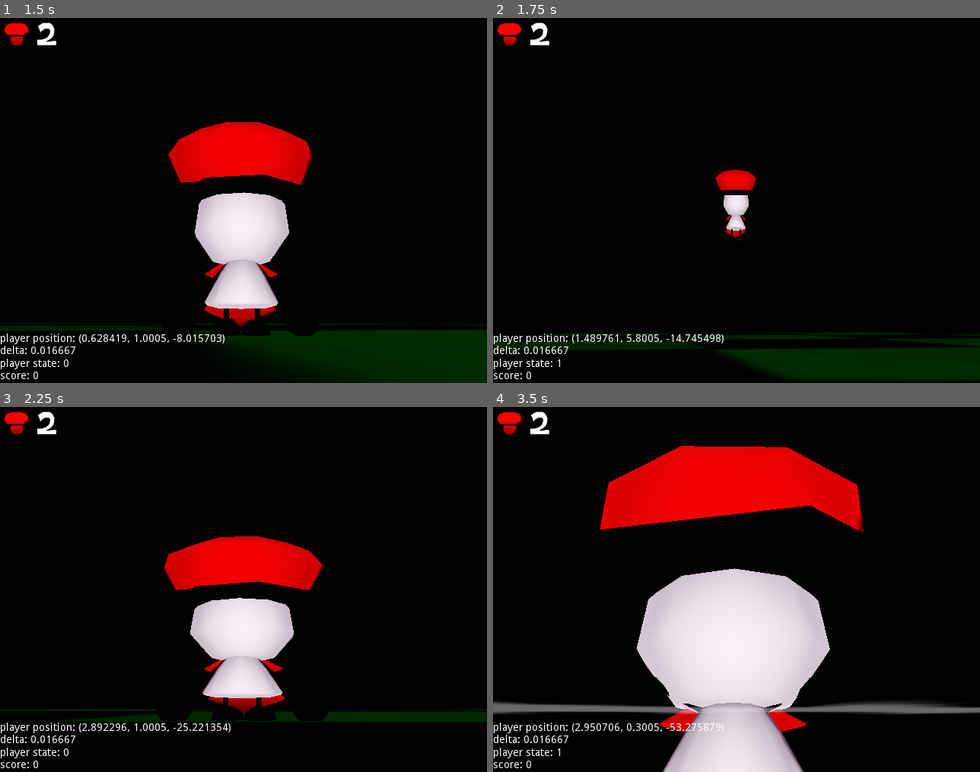
Above: before the commit, frames 1-4 (two rows, left to right).
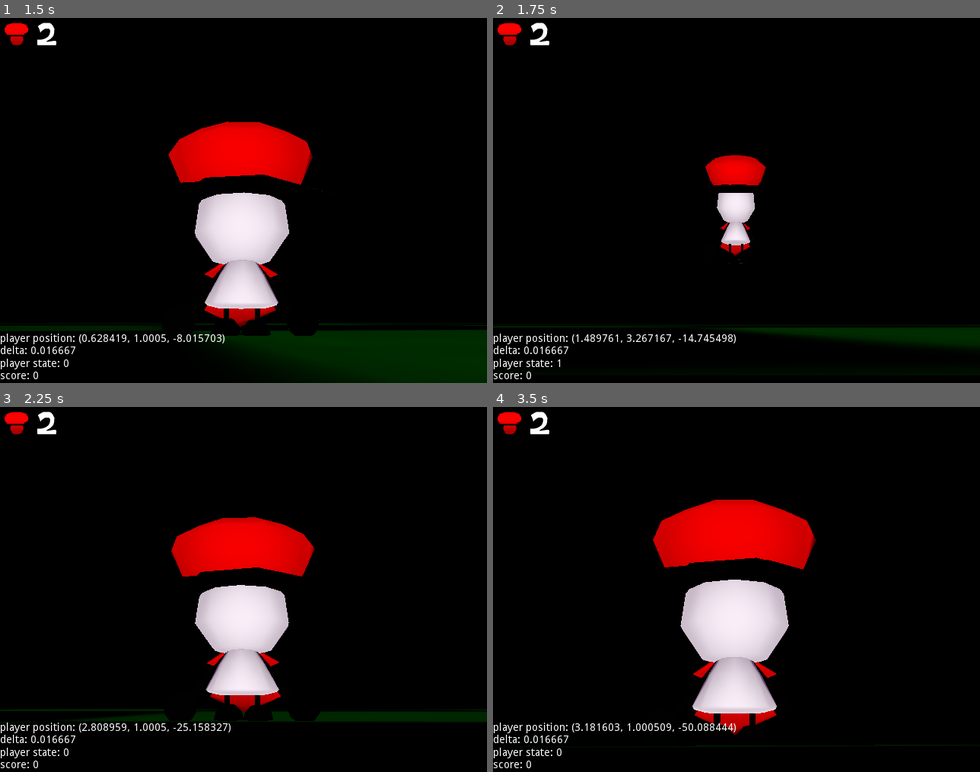
Above: after the commit, the same moments.

Repository: souperthe/Souper123-Adventure-Into-3D-LEGACY
Game: Godot game, scene res://assets/scenes/title.tscn
The game is run twice, just before and just after one commit, with the same random seed, the same clock (stepped at 60 frames per second) and the same inputs.
Inputs (mouse positions are in pixels of both pictures, inside the frame that each line leads up to):
- Up to frame 1 (1.5 s): click "test level" at 0.5 s; move the mouse to (267, 200) at 1.27 s; press the mouse at (267, 200) at 1.28 s; hold W (player_up) from 1.28 s (still down)
- Up to frame 2 (1.75 s): keep holding W (player_up); tap Space (player_jump) at 1.52 s
- Up to frame 3 (2.25 s): keep holding W (player_up); move the mouse to (219, 589) at 2.02 s; release the mouse at (219, 589) at 2.03 s; right-click (219, 589) at 2.1 s
- Up to frame 4 (3.5 s): keep holding W (player_up); tap Space (player_jump) at 2.27 s; move the mouse to (746, 582) at 2.77 s; hold Shift (player_run) from 2.78 s (still down)

Frame 1 is identical in both runs. In frame 2, 8.2% of the frame differs, in the area x 0-100%, y 37-100%; in frame 3, 4.9%; in frame 4, 27%, in the area x 0-100%, y 10-100%.

Commit message:
sdasdasd

Diff:
--- a/3d game/assets/objects/player.tscn
+++ b/3d game/assets/objects/player.tscn
@@ -10,6 +10,7 @@
 [ext_resource path="res://assets/sound/sfx_swish.wav" type="AudioStream" id=8]
 [ext_resource path="res://assets/sound/sfx_hitwall.wav" type="AudioStream" id=9]
 [ext_resource path="res://assets/objects/pause.tscn" type="PackedScene" id=10]
+[ext_resource path="res://assets/sound/sfx_grapple.wav" type="AudioStream" id=11]
 
 [sub_resource type="CylinderShape" id=1]
 height = 3.0
@@ -32,6 +33,9 @@
 
 [sub_resource type="AudioStreamRandomPitch" id=7]
 audio_stream = ExtResource( 9 )
+
+[sub_resource type="AudioStreamRandomPitch" id=9]
+audio_stream = ExtResource( 11 )
 
 [node name="player" type="KinematicBody"]
 script = ExtResource( 1 )
@@ -137,3 +141,11 @@
 bus = "SFX"
 attenuation_filter_cutoff_hz = 1.0
 attenuation_filter_db = 0.0
+
+[node name="wall" type="AudioStreamPlayer3D" parent="."]
+transform = Transform( 1, 0, 0, 0, 1, 0, 0, 0, 1, 0, 2, 0 )
+stream = SubResource( 9 )
+unit_size = 10.0
+bus = "SFX"
+attenuation_filter_cutoff_hz = 1.0
+attenuation_filter_db = 0.0
--- a/3d game/assets/scripts/player.gd
+++ b/3d game/assets/scripts/player.gd
@@ -160,6 +160,9 @@
 				#velocity.y = 0
 			punch()
 		states.jump:
+			if velocity.y > 10:
+				if !key_jump:
+					velocity.y = 10
 			if key_run2:
 				$soupermodel/root/limb.playback_speed = 0.5
 				$soupermodel/root/limb.play("groundpoundprep")
@@ -235,13 +238,16 @@
 				state = states.wallbounce
 				$soupermodel/root/limb.playback_speed = 3
 				$soupermodel/root/limb.play("spin")
+				$wall.play()
+				#$jump.play()
 				velocity.y = walljumped * (jumpheight * 1.7)
 				velocity.x = -velocity.x * 1.5
 				velocity.z = -velocity.z * 2
 			if grounded and is_on_wall():
 				$attack.stop()
-				velocity.x = -velocity.x / 2.5
-				velocity.z = -velocity.z / 2.5
+				velocity.x = -velocity.x
+				velocity.z = -velocity.z
+				$wall.play()
 			#$soupermodel/root/limb.play("idle")
 			velocity.y -= gravity
 			snapvector = Vector3.UP
Not shown: 1 places in 3d game/assets/objects/player.tscn that only renumber resources
Not shown, added: 3d game/assets/sound/sfx_grapple.wav.import
Not shown, added: 3d game/assets/sound/sfx_grapple.wav
